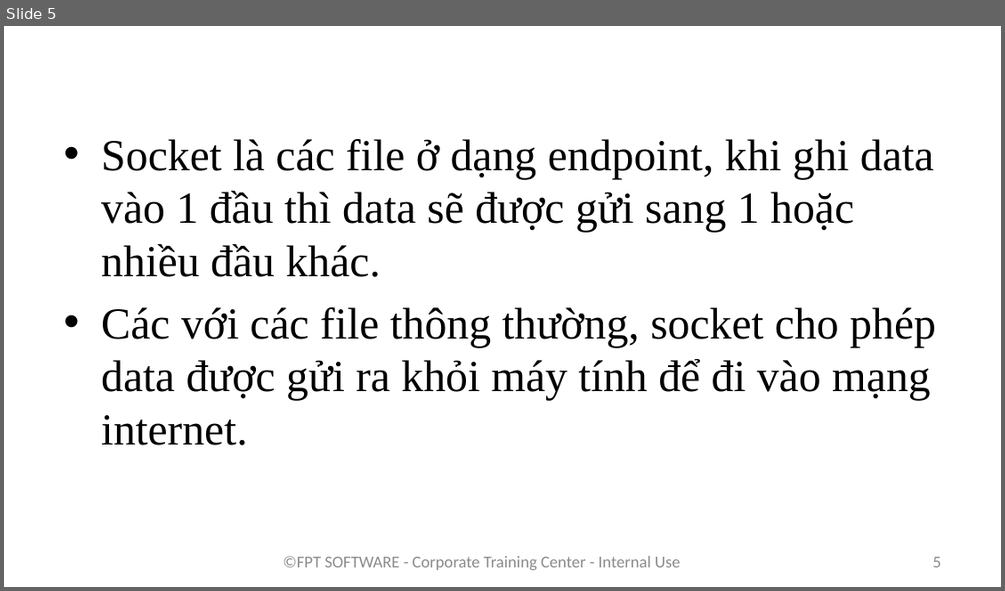
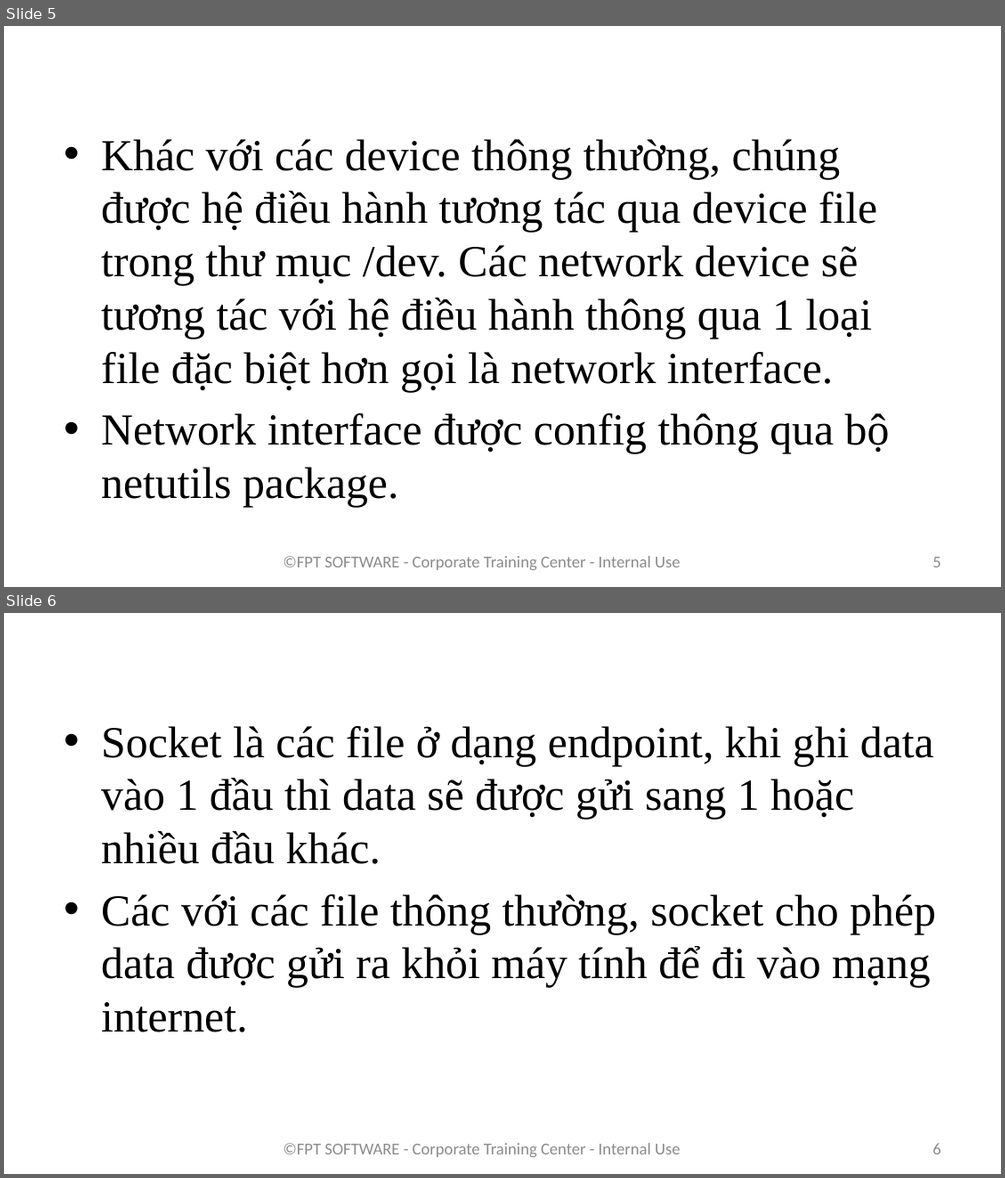
Before and after one commit to phuthodien/training_linux_embedded_v2, a slide deck: Bai 9/Lập trình với socket.pptx. Shown one above the other, each under a label of ours: slide 5 before the commit, slides 5 and 6 after it. The pictures are 1005x591 and 1005x1178 pixels, drawn with LibreOffice and Linux fonts; fonts in the diff are those of the drawing; background and template pictures are left out. Boxes give left, top, right and bottom in pixels: in the first picture for what was removed or moved away, otherwise in the second. Text is boxed around its words. In the diff, an @@ line names an element or a change of style, - is before the commit and + after.

```diff
--- a/Bai 9/Lập trình với socket.pptx
+++ b/Bai 9/Lập trình với socket.pptx
@@ slide 5 added at <box>4,26,1001,587</box>, background picture (left out) @@
@@ title added at <box>54,26,785,95</box>, 36 pt, text #FFFFFF, bold @@
+Network interface
@@ text added at <box>101,139,890,507</box>, 32 pt, text #000000 @@
+• Khác với các device thông thường, chúng được hệ điều hành tương tác qua device file trong thư mục /dev. Các network device sẽ tương tác với hệ điều hành thông qua 1 loại file đặc biệt hơn gọi là network interface.
+• Network interface được config thông qua bộ netutils package.
@@ text added at <box>283,556,680,570</box>, 12 pt, text #8C8C8C @@
+©FPT SOFTWARE - Corporate Training Center - Internal Use
@@ page number added at <box>932,556,940,567</box>, 12 pt, text #8C8C8C @@
+5
@@ what was slide 5 is now slide 6 @@
@@ page number at <box>932,1143,940,1154</box>: text changed @@
-5
+6
```
Also in this commit, not shown: 3 slides changed, 6 other slides added, 28 other files.
